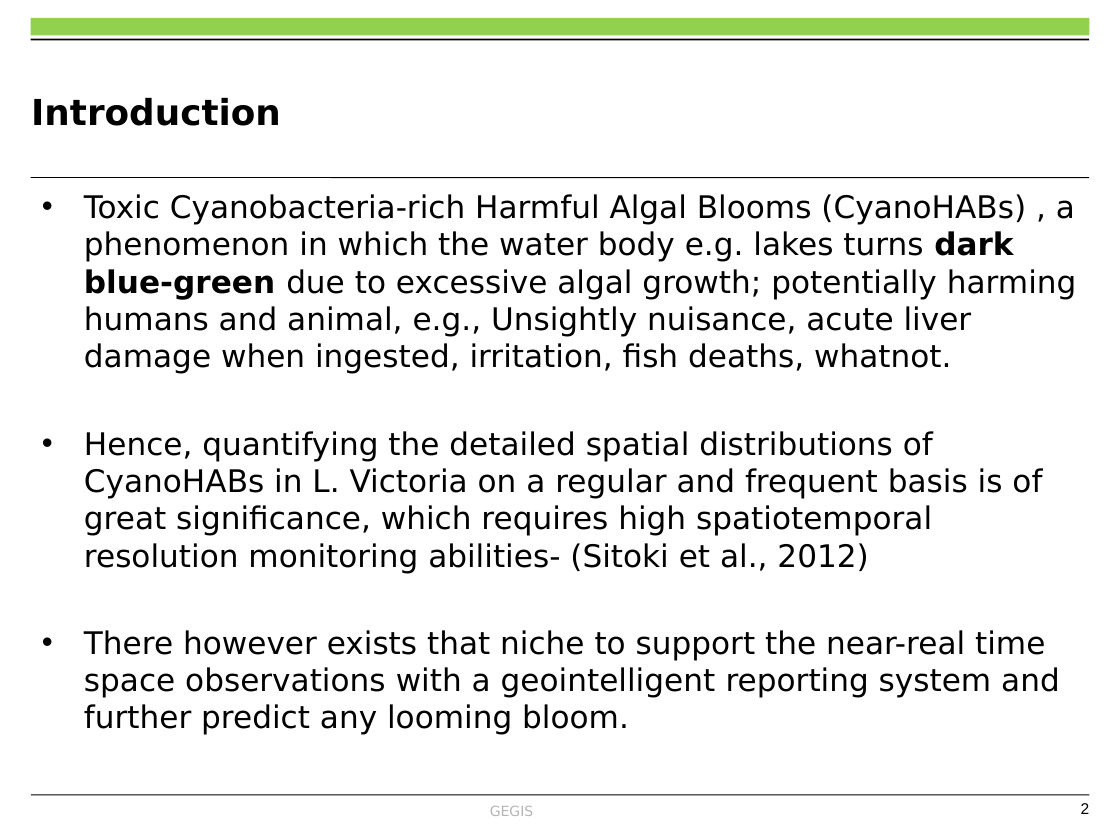
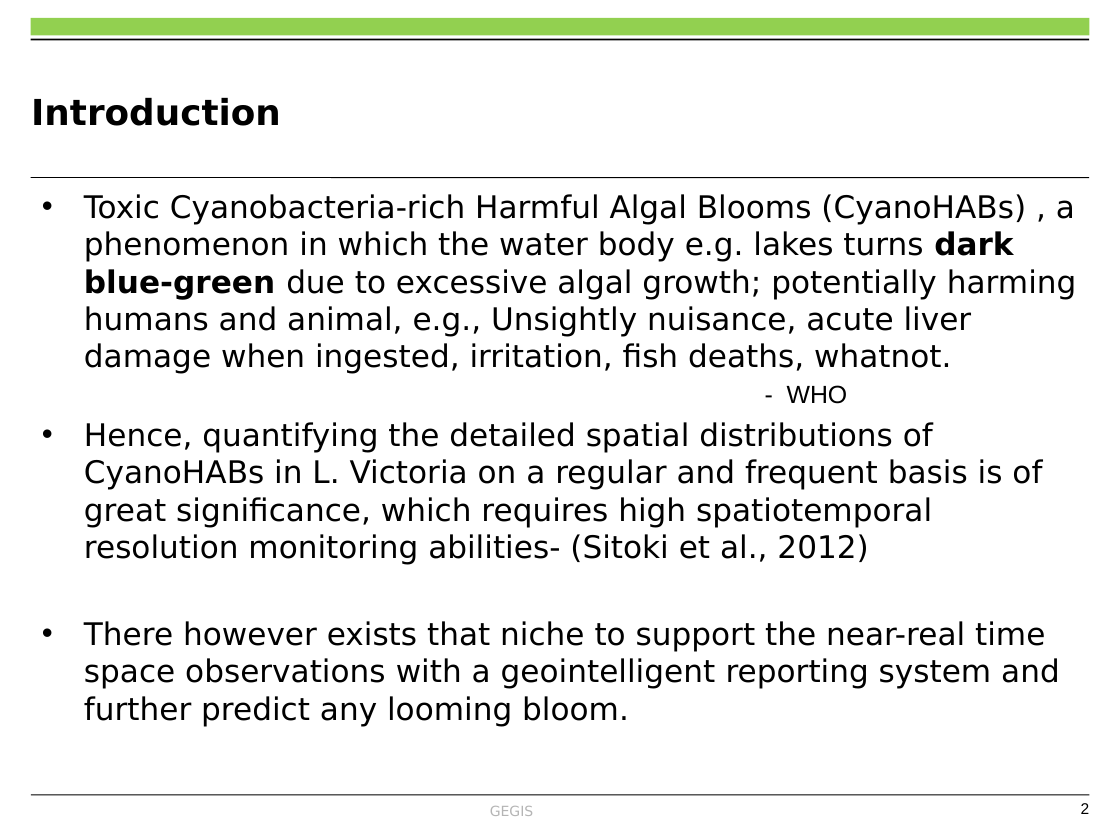
Before and after one commit to OkomoJacob/FinalYearProject, a slide deck: slide 2 of MY PRESENTATION.pptx. Drawn at 1120x840 pixels with LibreOffice and Linux fonts; fonts in the diff are those of the drawing; background and template pictures are left out. Boxes give left, top, right and bottom in pixels: in the first picture for what was removed or moved away, otherwise in the second. Text is boxed around its words. In the diff, an @@ line names an element or a change of style, - is before the commit and + after.

```diff
--- a/MY PRESENTATION.pptx
+++ b/MY PRESENTATION.pptx
@@ text at (x1=787, y1=385, x2=848, y2=404): paragraph added @@
+                - WHO
```
Also in this commit, not shown: 2 other slides changed, 3 other files.
